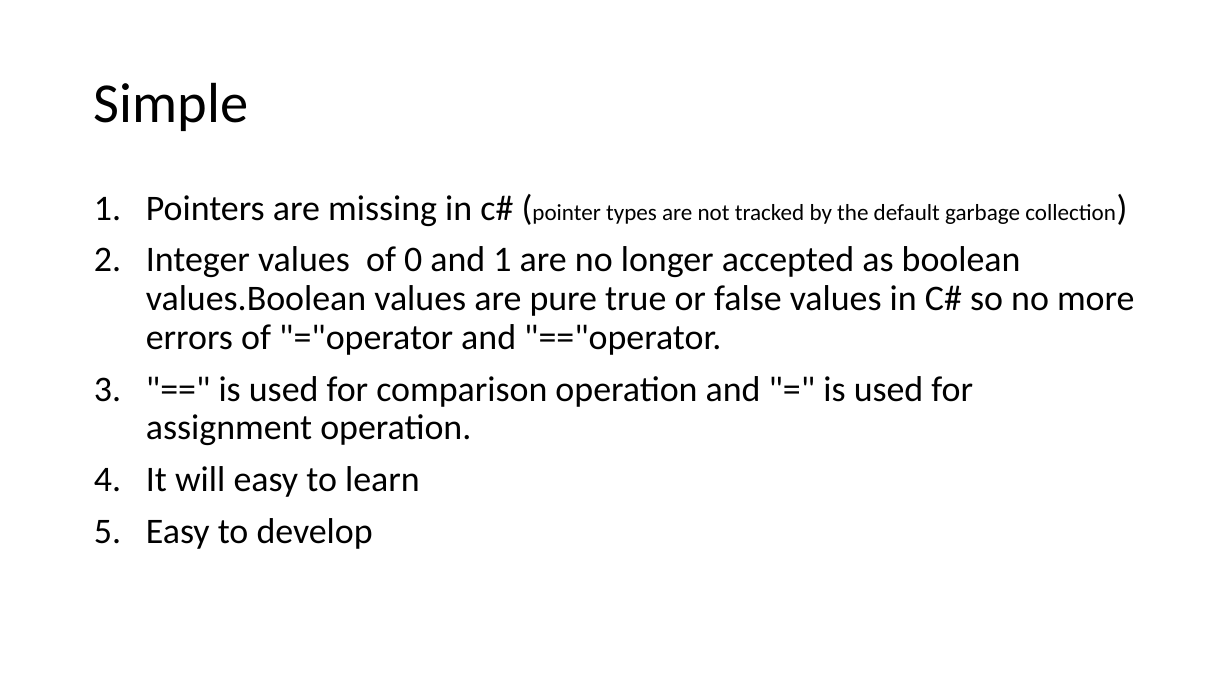
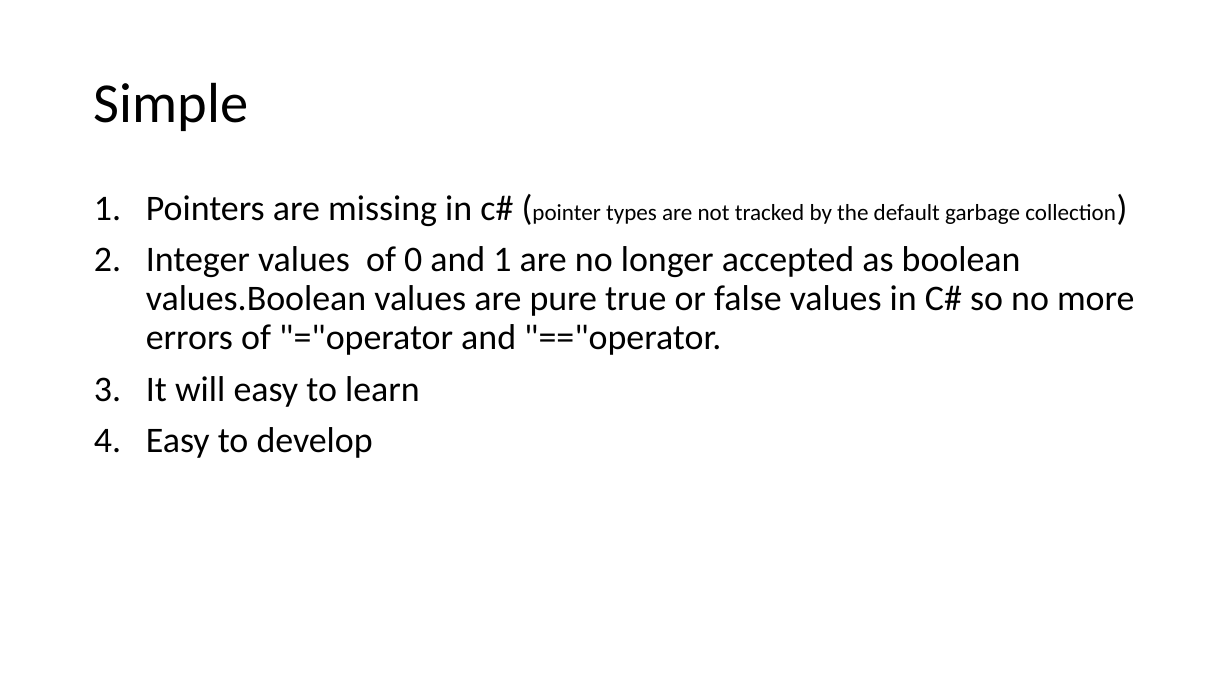
Before and after one commit to MadhuSudhan-Gangumolu/ppt, a slide deck: slide 5 of c#.pptx. Drawn at 1232x693 pixels with LibreOffice and Linux fonts; fonts in the diff are those of the drawing. Boxes give left, top, right and bottom in pixels: in the first picture for what was removed or moved away, otherwise in the second. Text is boxed around its words. In the diff, an @@ line names an element or a change of style, - is before the commit and + after.

```diff
--- a/c#.pptx
+++ b/c#.pptx
@@ text at (146, 376, 973, 445): paragraph removed @@
-3. "==" is used for comparison operation and "=" is used for assignment operation.
```
Also in this commit, not shown: 2 other slides changed, 5 slides added, 1 slide removed.
